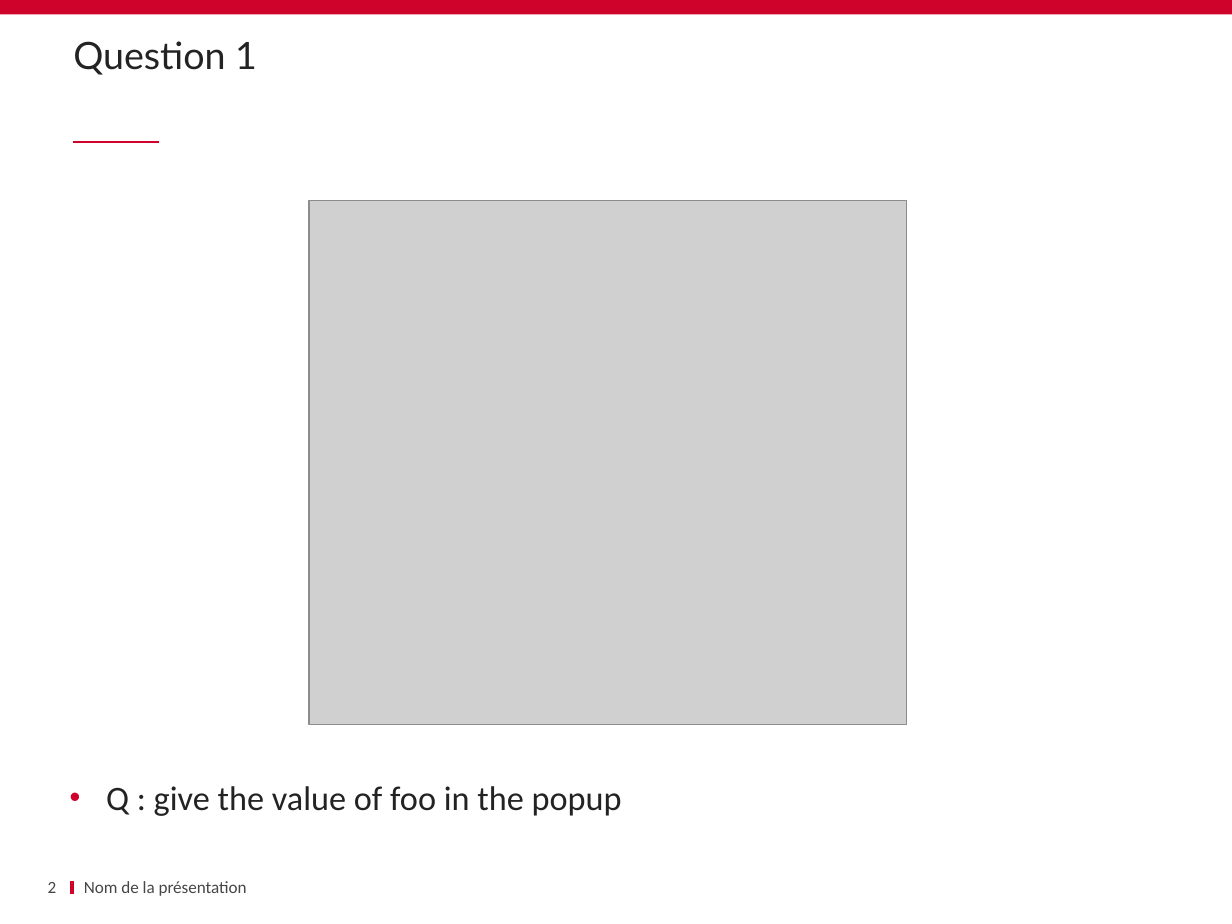
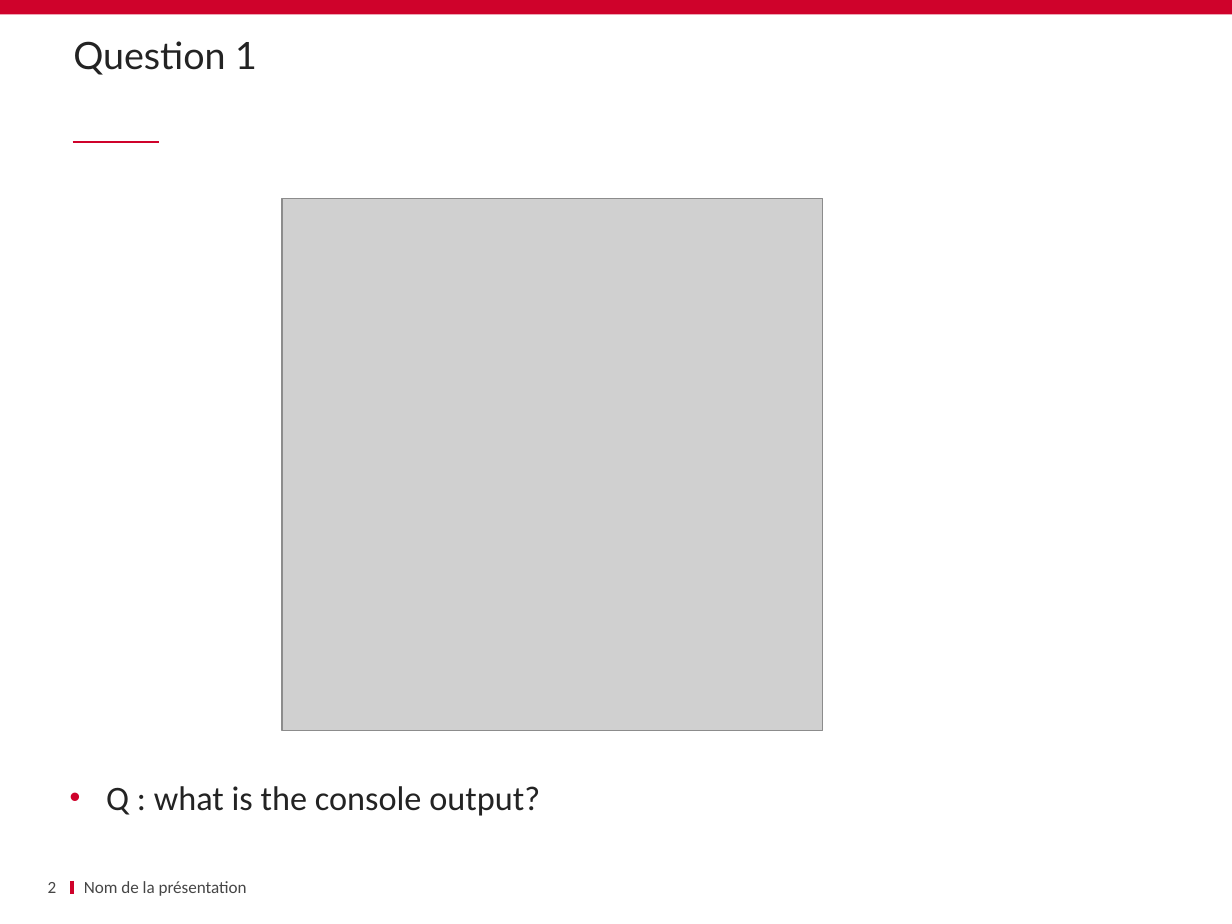
Before and after one commit to schassande/formation-angularjs1, a slide deck: slide 2 of Jour1/02 QCM/JS QCM.pptx. Drawn at 1232x924 pixels with LibreOffice and Linux fonts; fonts in the diff are those of the drawing; grey boxes stand for pictures; background and template pictures are left out. Boxes give left, top, right and bottom in pixels: in the first picture for what was removed or moved away, otherwise in the second. Text is boxed around its words. In the diff, an @@ line names an element or a change of style, - is before the commit and + after.

```diff
--- a/Jour1/02 QCM/JS QCM.pptx
+++ b/Jour1/02 QCM/JS QCM.pptx
@@ picture: place and size @@
-picture at bbox=[309, 201, 907, 724]
+picture at bbox=[282, 198, 823, 731]
@@ text at bbox=[106, 786, 540, 816]: text changed @@
-• Q : give the value of foo in the popup
+• Q : what is the console output?
```
Also in this commit, not shown: 9 other slides changed, 10 other files.
